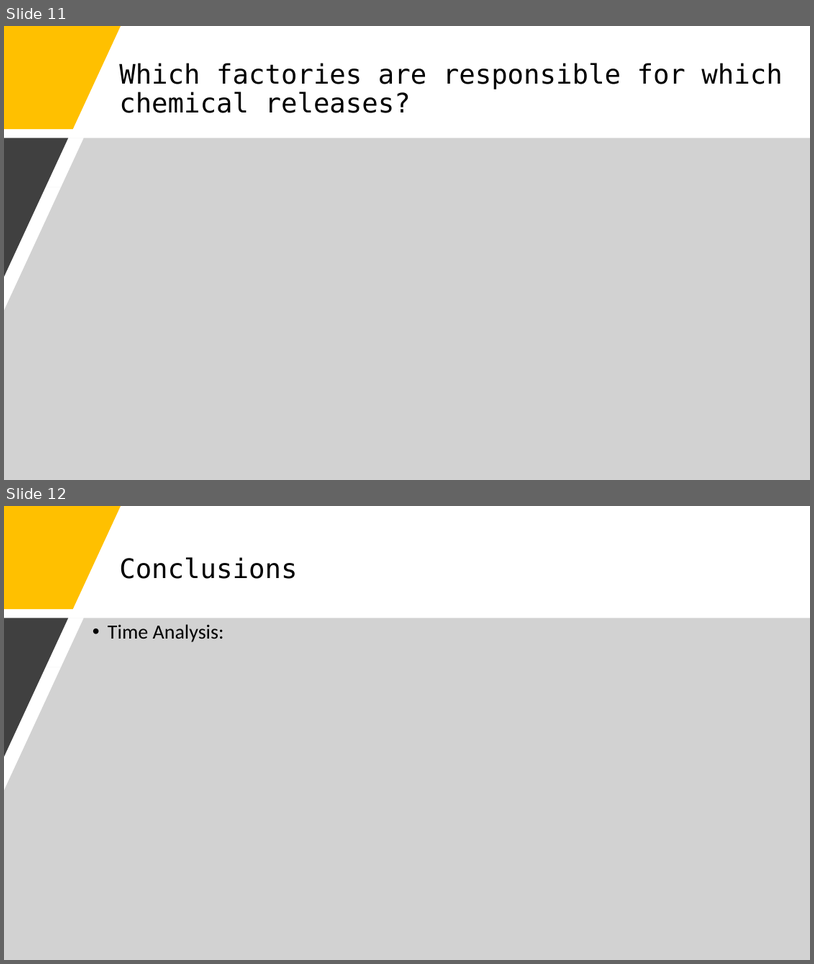
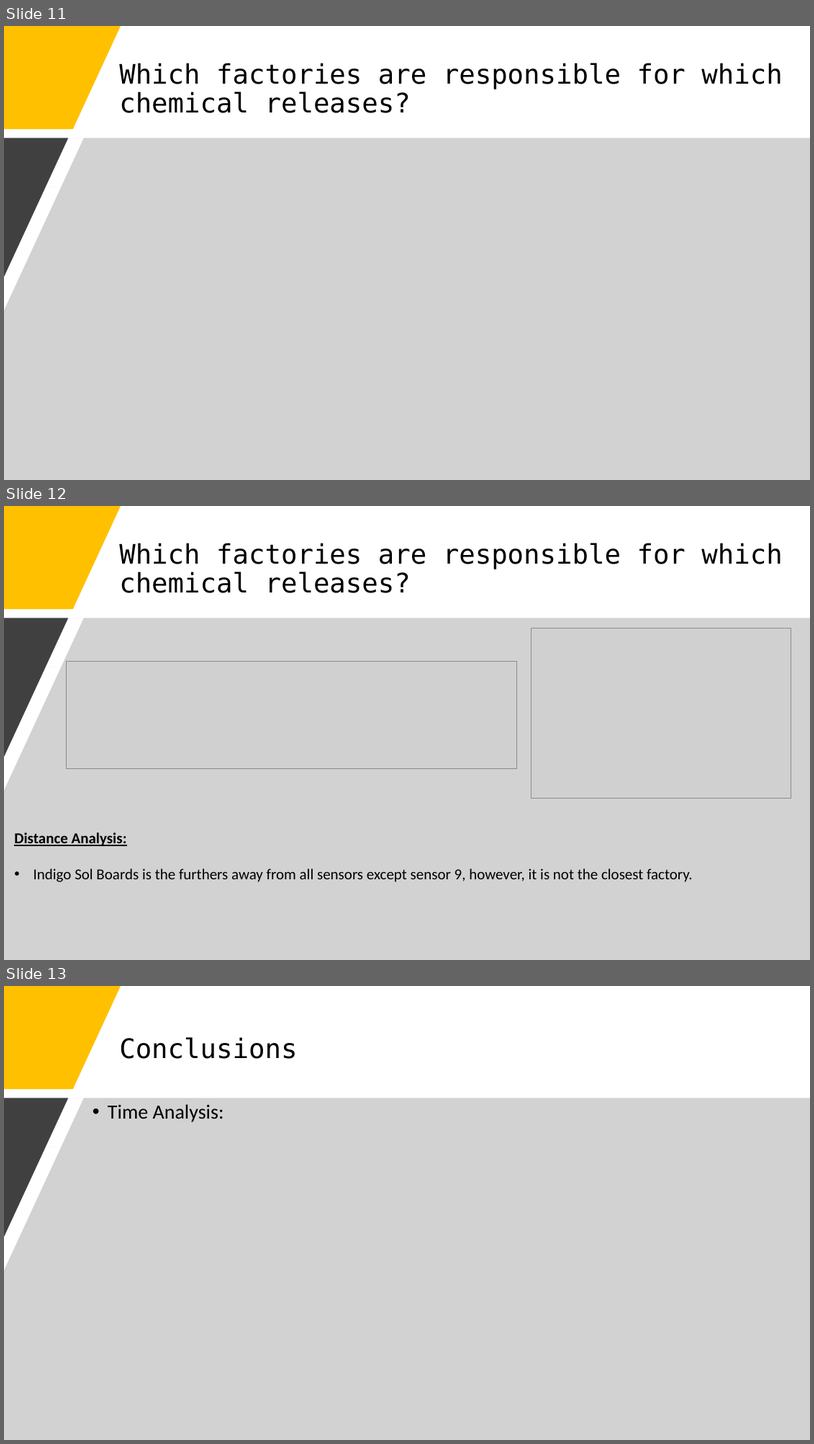
Before and after one commit to j-tice/capstone_final, a slide deck: Capstone Final Project Presentation.pptx. Shown one above the other, each under a label of ours: slides 11 and 12 before the commit, slides 11, 12 and 13 after it. The pictures are 814x964 and 814x1444 pixels, drawn with LibreOffice and Linux fonts; fonts in the diff are those of the drawing; grey boxes stand for pictures. Boxes give left, top, right and bottom in pixels: in the first picture for what was removed or moved away, otherwise in the second. Text is boxed around its words. In the diff, an @@ line names an element or a change of style, - is before the commit and + after.

Commit message:
mdh

```diff
--- a/Capstone Final Project Presentation.pptx
+++ b/Capstone Final Project Presentation.pptx
@@ slide 12 added at box(4, 506, 810, 960), background #FFFFFF @@
@@ freeform shape added at box(4, 506, 121, 609), fill #FFC000 @@
@@ title added at box(119, 543, 782, 593), 32 pt, text #000000 @@
+Which factories are responsible for which chemical releases?
@@ freeform shape added at box(4, 618, 810, 960), fill #A6A6A6 at 50% opacity @@
@@ freeform shape added at box(4, 618, 68, 757), fill #404040 @@
@@ picture added at box(532, 628, 792, 798) @@
@@ picture added at box(67, 661, 517, 769) @@
@@ text added at box(14, 832, 693, 882), 18 pt, text #000000 @@
+Distance Analysis:
+• Indigo Sol Boards is the furthers away from all sensors except sensor 9, however, it is not the closest factory.
@@ what was slide 12 is now slide 13 @@
```
